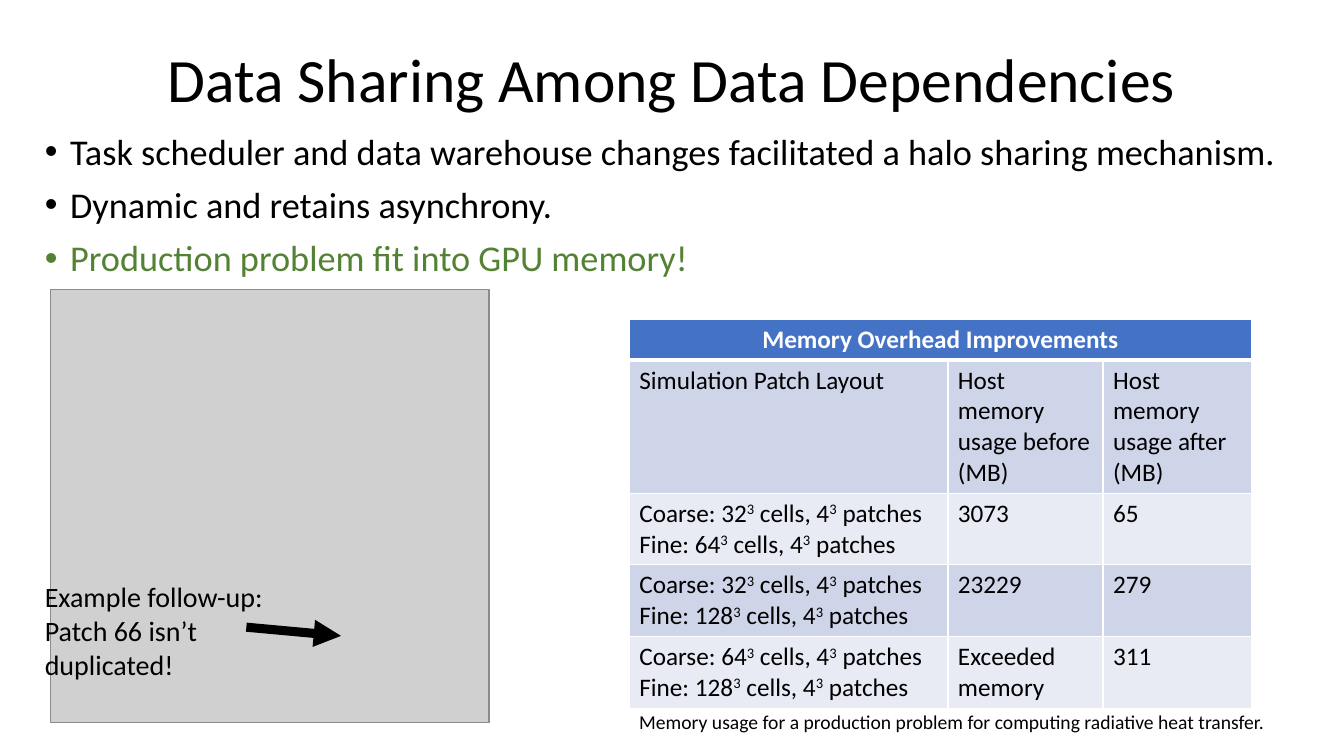
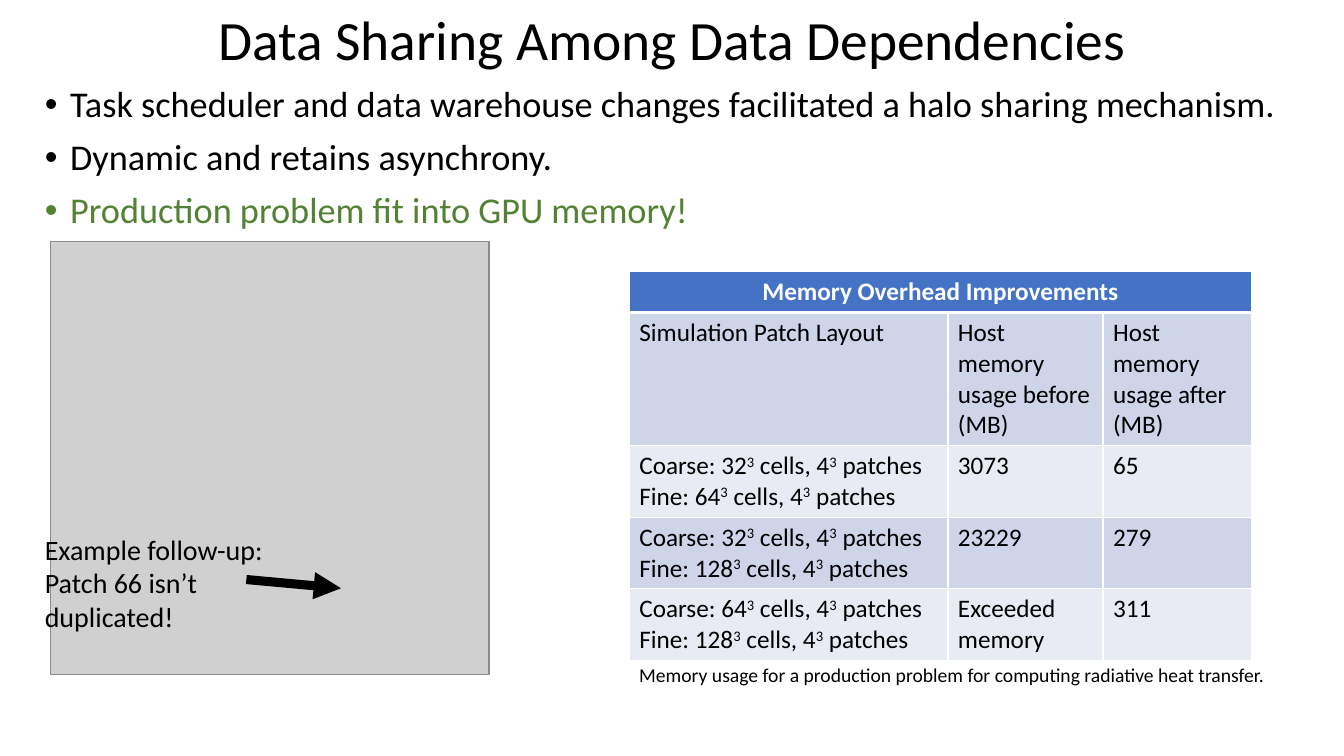
Before and after one commit to bradleypeterson/proposal, a slide deck: slide 20 of slides/Portable and Performant GPU_dec1.pptx (slide 14 before the commit). Drawn at 1344x756 pixels with LibreOffice and Linux fonts; fonts in the diff are those of the drawing; grey boxes stand for pictures. Boxes give left, top, right and bottom in pixels: in the first picture for what was removed or moved away, otherwise in the second. Text is boxed around its words. In the diff, an @@ line names an element or a change of style, - is before the commit and + after.

```diff
--- a/slides/Portable and Performant GPU_dec1.pptx
+++ b/slides/Portable and Performant GPU_dec1.pptx
@@ title "Data Sharing Among Data Dependencies": place and size @@
-title "Data Sharing Among Data Dependencies" at <box>167,59,1175,113</box>
+title "Data Sharing Among Data Dependencies" at <box>218,21,1124,70</box>
@@ title "Data Sharing Among Data Dependencies" at <box>218,21,1124,70</box>: size 44 to 39.6 pt @@
@@ picture: place and size @@
-picture at <box>51,289,490,723</box>
+picture at <box>51,242,490,676</box>
@@ arrow moved from (246, 627) - (341, 636) to (246, 580) - (341, 589) @@
@@ 3 texts, 1 table: place and size @@
-3 texts, 1 table at <box>45,139,1274,733</box>
+3 texts, 1 table at <box>45,91,1274,686</box>
```
Also in this commit, not shown: 15 other slides changed, 18 slides added, 6 slides removed, 2 other files.
